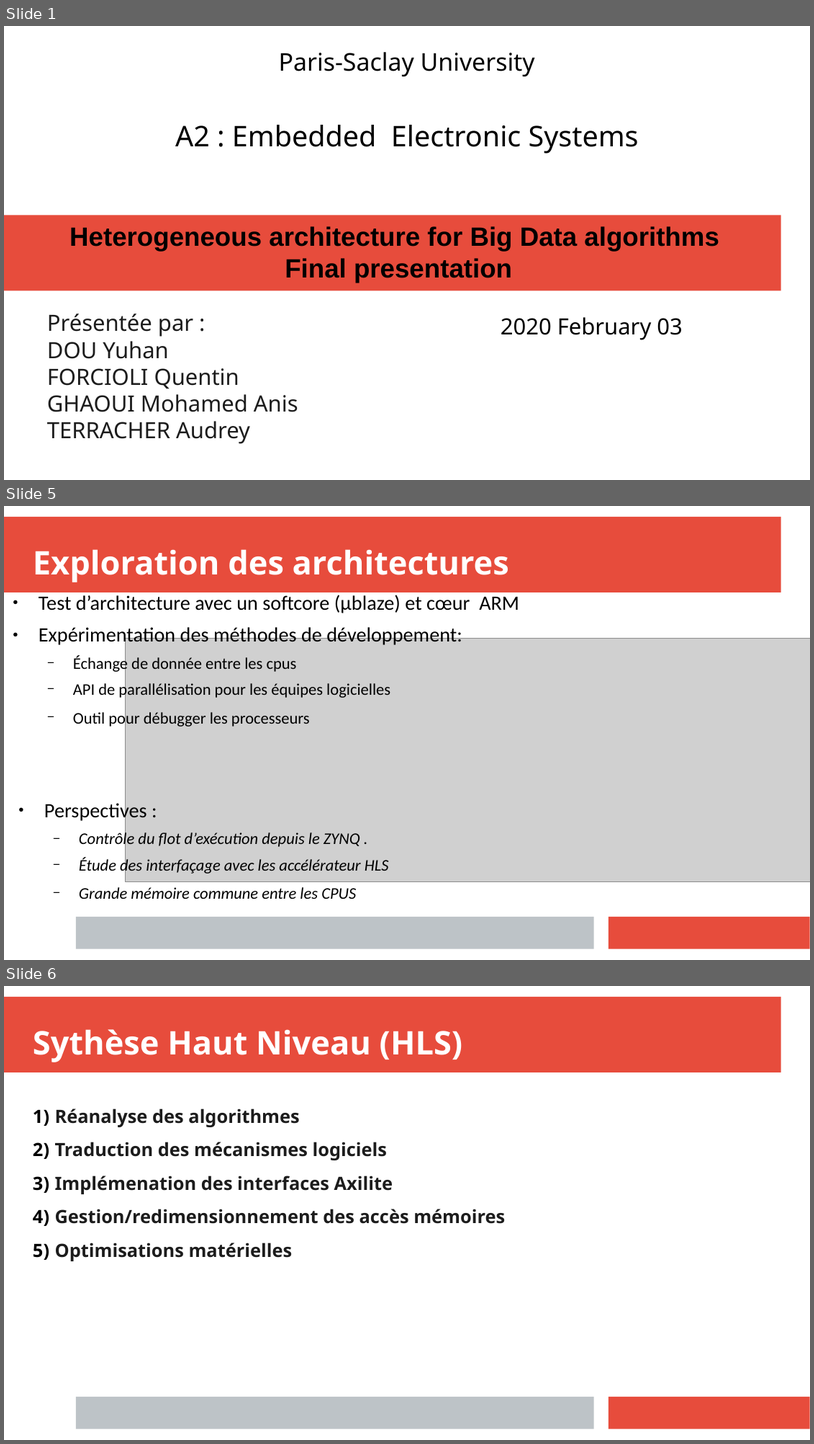
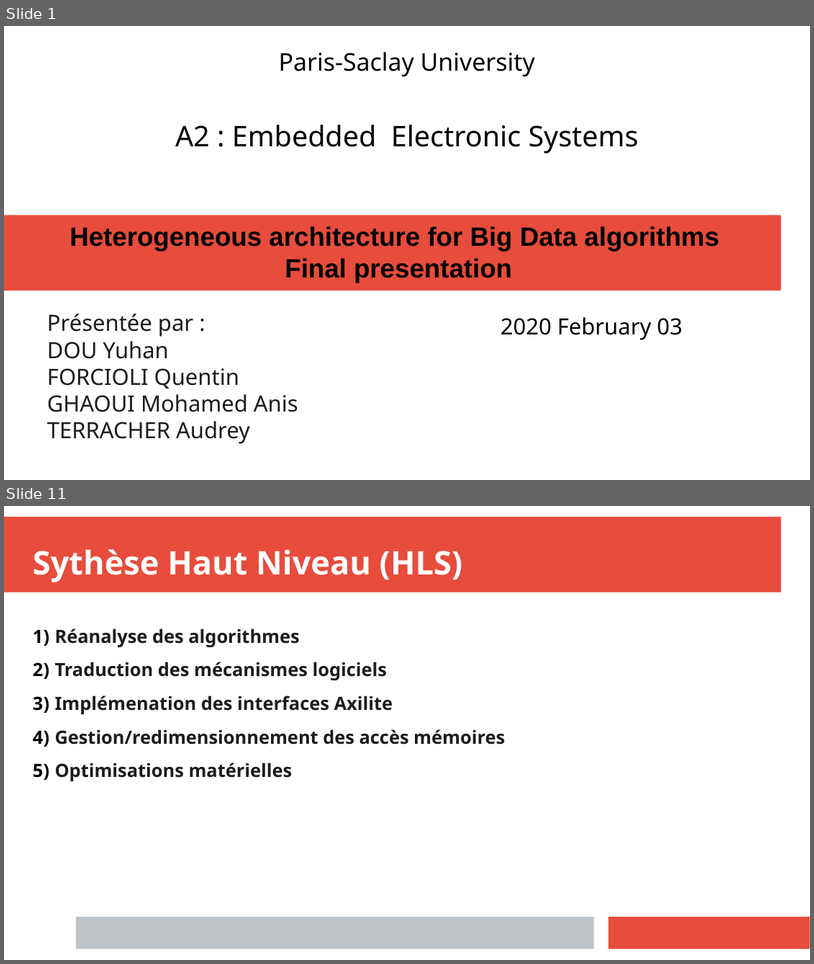
Before and after one commit to anisghaoui/A2, a slide deck: presentation_finale/prensent_A2_ghaoui.pptx. Shown one above the other, each under a label of ours: slides 1, 5 and 6 before the commit, slides 1 and 11 after it; the slides between them are not shown. The pictures are 814x1444 and 814x964 pixels, drawn with LibreOffice and Linux fonts; fonts in the diff are those of the drawing; grey boxes stand for pictures. Boxes give left, top, right and bottom in pixels: in the first picture for what was removed or moved away, otherwise in the second. Text is boxed around its words. In the diff, an @@ line names an element or a change of style, - is before the commit and + after.

```diff
--- a/presentation_finale/prensent_A2_ghaoui.pptx
+++ b/presentation_finale/prensent_A2_ghaoui.pptx
@@ slide 5 removed at (4,506,810,960), background #FFFFFF; not listed: 3 template elements that a slide beside it also shows @@
@@ text removed at (33,549,509,582) @@
-Exploration des architectures
@@ text removed at (39,595,520,728) @@
-● Test d’architecture avec un softcore (µblaze) et cœur ARM
-● Expérimentation des méthodes de développement:
-  − Échange de donnée entre les cpus
-  − API de parallélisation pour les équipes logicielles
-  − Outil pour débugger les processeurs
@@ picture removed at (126,638,810,881) @@
@@ text removed at (44,800,389,898) @@
-● Perspectives :
-  − Contrôle du flot d’exécution depuis le ZYNQ .
-  − Étude des interfaçage avec les accélérateur HLS
-  − Grande mémoire commune entre les CPUS
@@ what was slide 6 is now slide 11 @@
```
Also in this commit, not shown: 1 slide changed, 8 slides added, 2 other slides removed, 14 other files.
